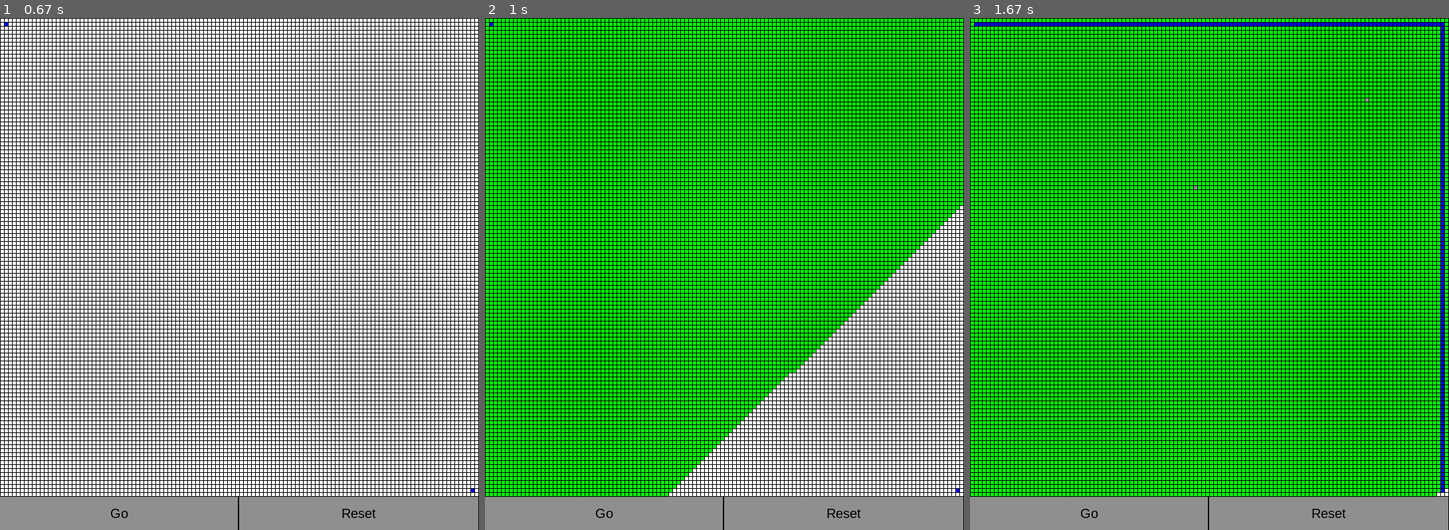
Above: before the commit, frames 1-3 (left to right).
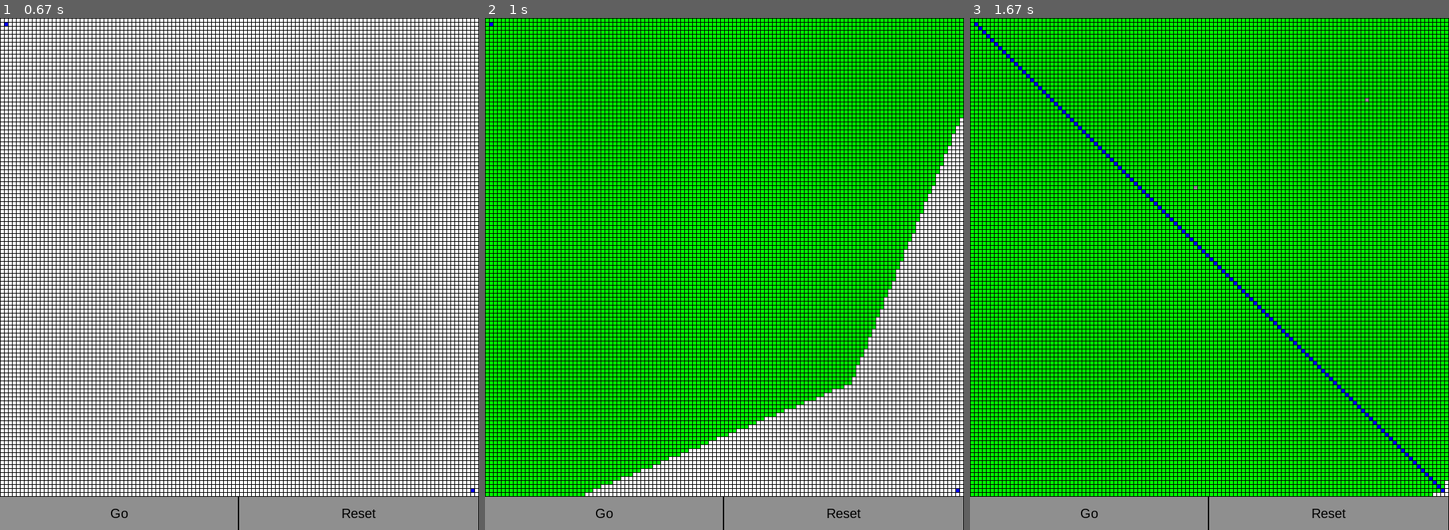
Above: after the commit, the same moments.

Repository: ChrisKneller/pygame-pathfinder
Game: pygame game, started from grid.py
Same seed, same stepped clock (60 frames per second), same inputs: the game is played once before the commit and once after it.
Inputs (mouse positions are in pixels of both pictures, inside the frame that each line leads up to):
- Up to frame 1 (0.67 s): move the mouse to (220, 294) at 0.37 s
- Up to frame 2 (1 s): click "Go" at 0.88 s
- Up to frame 3 (1.67 s): click (1195, 186) at 1.22 s; click (1362, 99) at 1.55 s

Frame 1 is identical in both runs. In frame 2, 3.2% of the frame differs, in the area x 20-100%, y 19-94%; in frame 3, 1.6%.

Commit message:
Updated to work for diagonals

Diff:
--- a/grid.py
+++ b/grid.py
@@ -245,6 +245,25 @@
                 (current_node[0],max(0,current_node[1]-1))
                 )
 
+            diag_neighbours = (
+                (min(n,current_node[0]+1),min(n,current_node[1]+1)),
+                (min(n,current_node[0]+1),max(0,current_node[1]-1)),
+                (max(0,current_node[0]-1),min(n,current_node[1]+1)),
+                (max(0,current_node[0]-1),max(0,current_node[1]-1))
+            )
+
+            await asyncio.gather(*(neighbours_loop(
+                neighbour,
+                mazearr=mazearray,
+                visited_nodes=visited_nodes,
+                unvisited_nodes=unvisited_nodes,
+                queue=queue,
+                v_distances=v_distances,
+                current_node=current_node,
+                current_distance=current_distance,
+                diags=True
+                ) for neighbour in diag_neighbours))
+
             # Asynchronous call to check neighbours of the current node
             await asyncio.gather(*(neighbours_loop(
                 neighbour,
@@ -256,6 +275,7 @@
                 current_node=current_node,
                 current_distance=current_distance
                 ) for neighbour in neighbours))
+
 
             # When we have checked the current node, add and remove appropriately
             visited_nodes.add(current_node)
@@ -307,7 +327,7 @@
 
 
     # asyncronous loop to check all neighbours of the "current node"
-    async def neighbours_loop(neighbour, mazearr, visited_nodes, unvisited_nodes, queue, v_distances, current_node, current_distance):
+    async def neighbours_loop(neighbour, mazearr, visited_nodes, unvisited_nodes, queue, v_distances, current_node, current_distance, diags=False):
         if neighbour in visited_nodes:
             pass
         elif mazearr[neighbour[0]][neighbour[1]] == 'W':
@@ -315,7 +335,10 @@
             unvisited_nodes.discard(neighbour)
             # distances, v_distances = dict_move(distances, v_distances, neighbour)
         else:
-            queue.push(current_distance+1, neighbour)
+            if not diags:
+                queue.push(current_distance+1, neighbour)
+            else:
+                queue.push(current_distance+(2**0.5), neighbour)
 
     # trace a path back from the end node to the start node after the algorithm has been run
     def trace_back(goal_node, start_node, v_distances, n, mazearray):
@@ -327,7 +350,11 @@
                 (min(n,current_node[0]+1),current_node[1]),
                 (max(0,current_node[0]-1),current_node[1]),
                 (current_node[0],min(n,current_node[1]+1)),
-                (current_node[0],max(0,current_node[1]-1))
+                (current_node[0],max(0,current_node[1]-1)),
+                (min(n,current_node[0]+1),min(n,current_node[1]+1)),
+                (min(n,current_node[0]+1),max(0,current_node[1]-1)),
+                (max(0,current_node[0]-1),min(n,current_node[1]+1)),
+                (max(0,current_node[0]-1),max(0,current_node[1]-1))
                 )
             try:
                 distance = v_distances[current_node]
@@ -336,7 +363,7 @@
             for neighbour in neighbours:
                 if neighbour == current_node:
                     continue
-                elif neighbour in v_distances and v_distances[neighbour] == distance - 1:
+                elif neighbour in v_distances and v_distances[neighbour] <= distance - 1:
                     distance = v_distances[neighbour]
                     mazearray[current_node[0]][current_node[1]] = "X"
                     path.append(neighbour)
